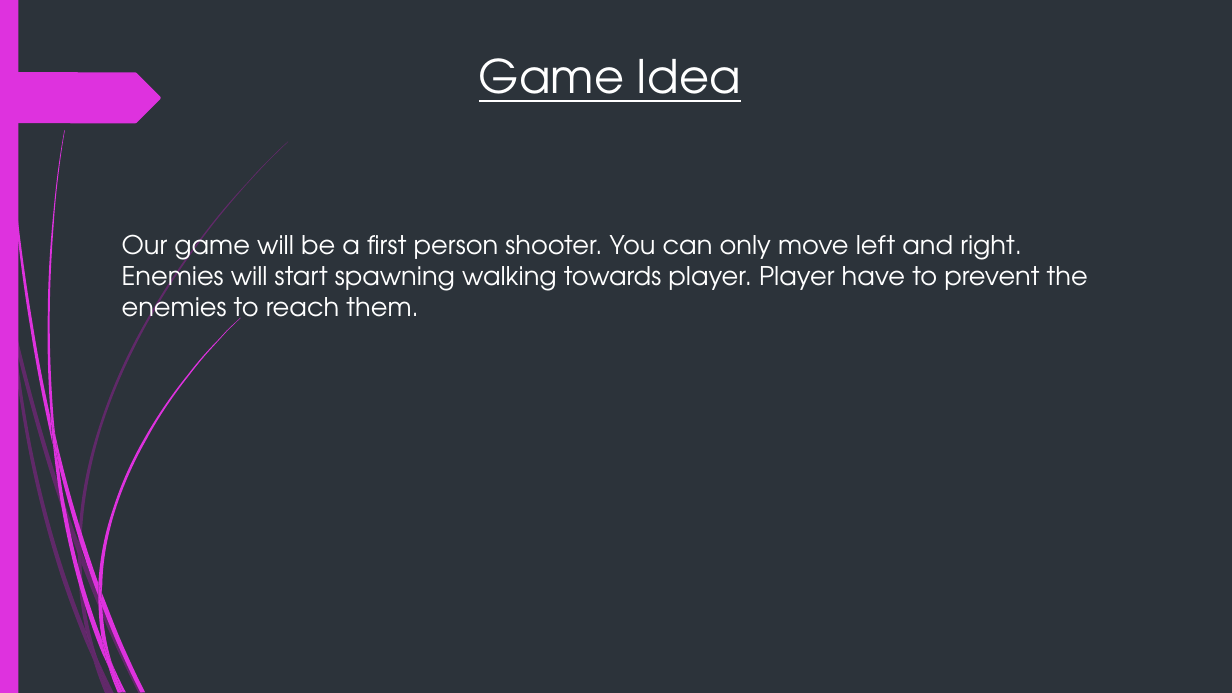
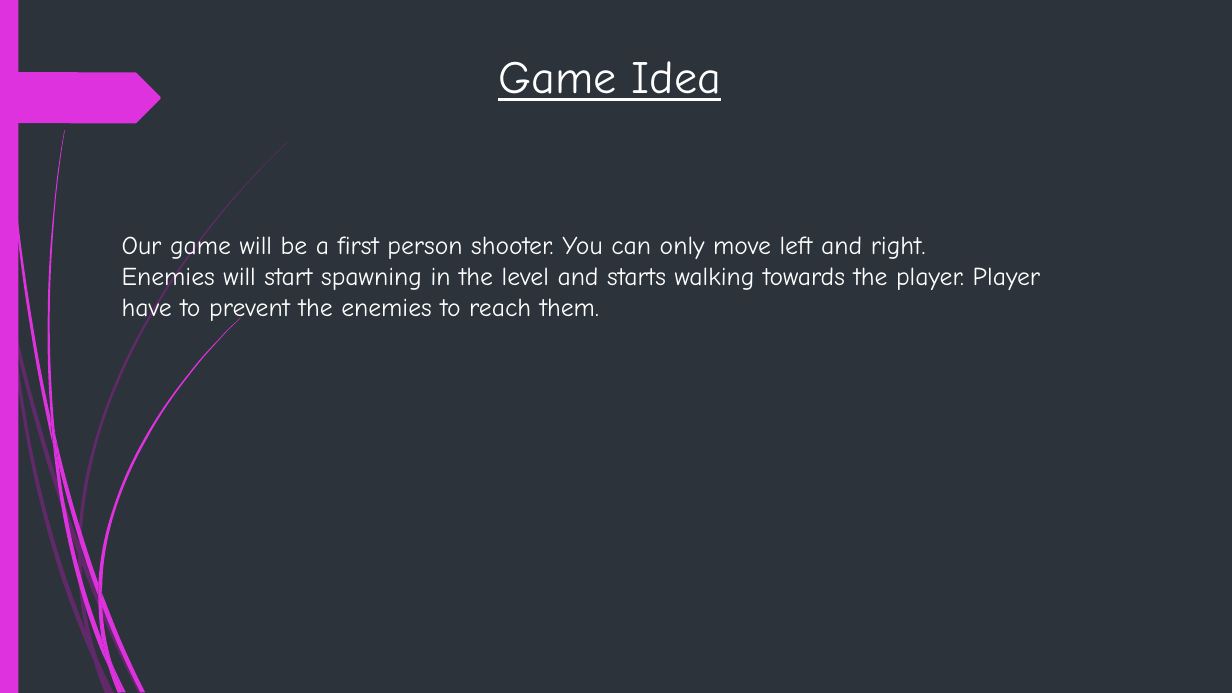
Before and after one commit to 17-WynnOng/Group10_DA, a slide deck: slide 2 of jamal shooting simulator.pptx. Drawn at 1232x693 pixels with LibreOffice and Linux fonts; fonts in the diff are those of the drawing. Boxes give left, top, right and bottom in pixels: in the first picture for what was removed or moved away, otherwise in the second. Text is boxed around its words. In the diff, an @@ line names an element or a change of style, - is before the commit and + after.

Commit message:
Updating of slides

```diff
--- a/jamal shooting simulator.pptx
+++ b/jamal shooting simulator.pptx
@@ text "Game Idea" at box(498, 61, 722, 101): font TeX Gyre Adventor to Comic Neue @@
@@ text at box(122, 232, 926, 263): font TeX Gyre Adventor to Comic Neue in "Our game will be a first person ..." @@
@@ text at box(122, 263, 1040, 324): text changed; font TeX Gyre Adventor to Comic Neue @@
-Enemies will start spawning walking towards player. Player have to prevent the enemies to reach them.
+Enemies will start spawning in the level and starts walking towards the player. Player have to prevent the enemies to reach them.
```
Also in this commit, not shown: 3 other slides changed, 6 slides added, 2 slides removed, 1 other file.
